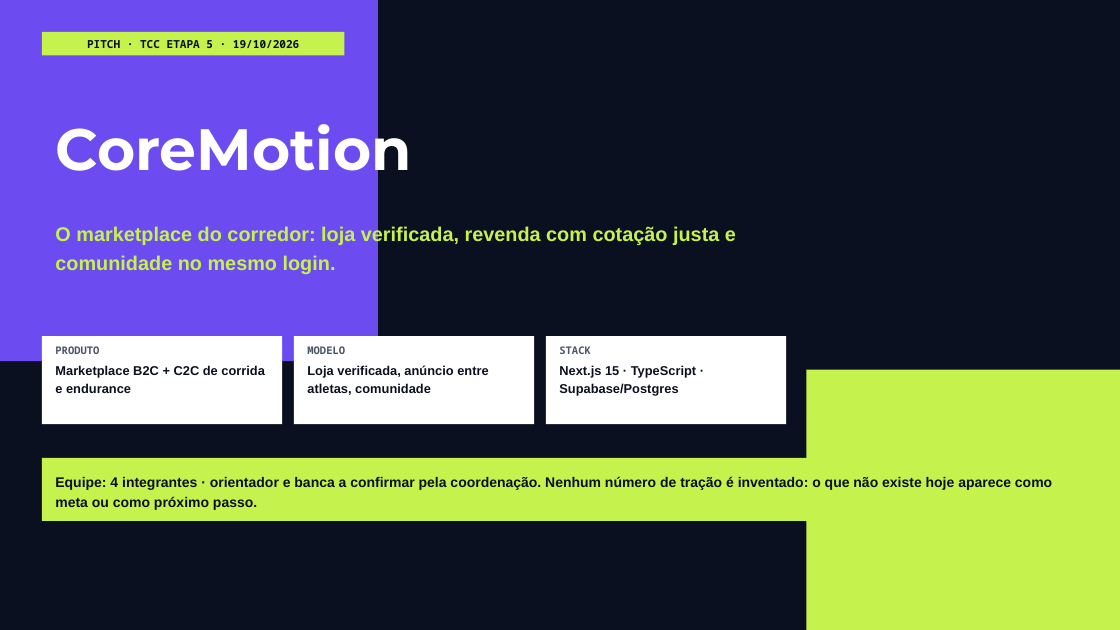
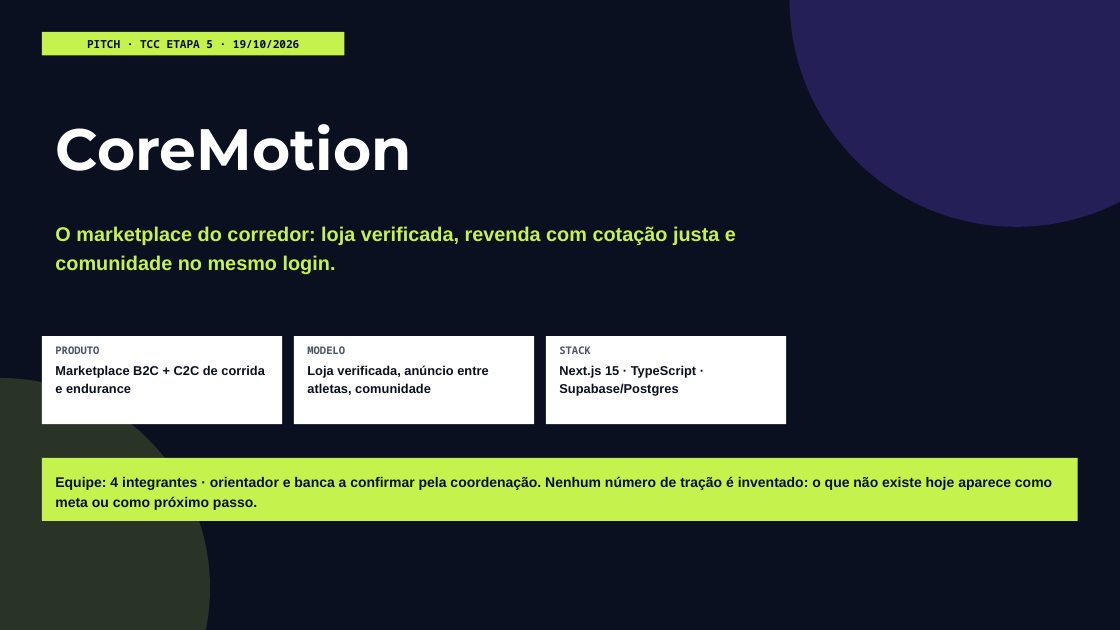
Before and after one commit to FeufeuP/-CoreMotion, a slide deck: slide 1 of docs/etapa-5/pessoa-4/apresentacao/CoreMotion-Pitch-animado.pptx. Drawn at 1120x630 pixels with LibreOffice and Linux fonts; fonts in the diff are those of the drawing. Boxes give left, top, right and bottom in pixels: in the first picture for what was removed or moved away, otherwise in the second. Text is boxed around its words. In the diff, an @@ line names an element or a change of style, - is before the commit and + after.

```diff
--- a/docs/etapa-5/pessoa-4/apresentacao/CoreMotion-Pitch-animado.pptx
+++ b/docs/etapa-5/pessoa-4/apresentacao/CoreMotion-Pitch-animado.pptx
@@ rectangle removed at [0, 0, 378, 361] @@
@@ ellipse added at [790, 0, 1120, 227], fill #6C4CF1 at 26% opacity @@
@@ ellipse added at [0, 378, 210, 630], fill #C6F24E at 16% opacity @@
@@ rectangle removed at [807, 370, 1120, 630] @@
```
Also in this commit, not shown: 10 other slides changed, 5 other files.
